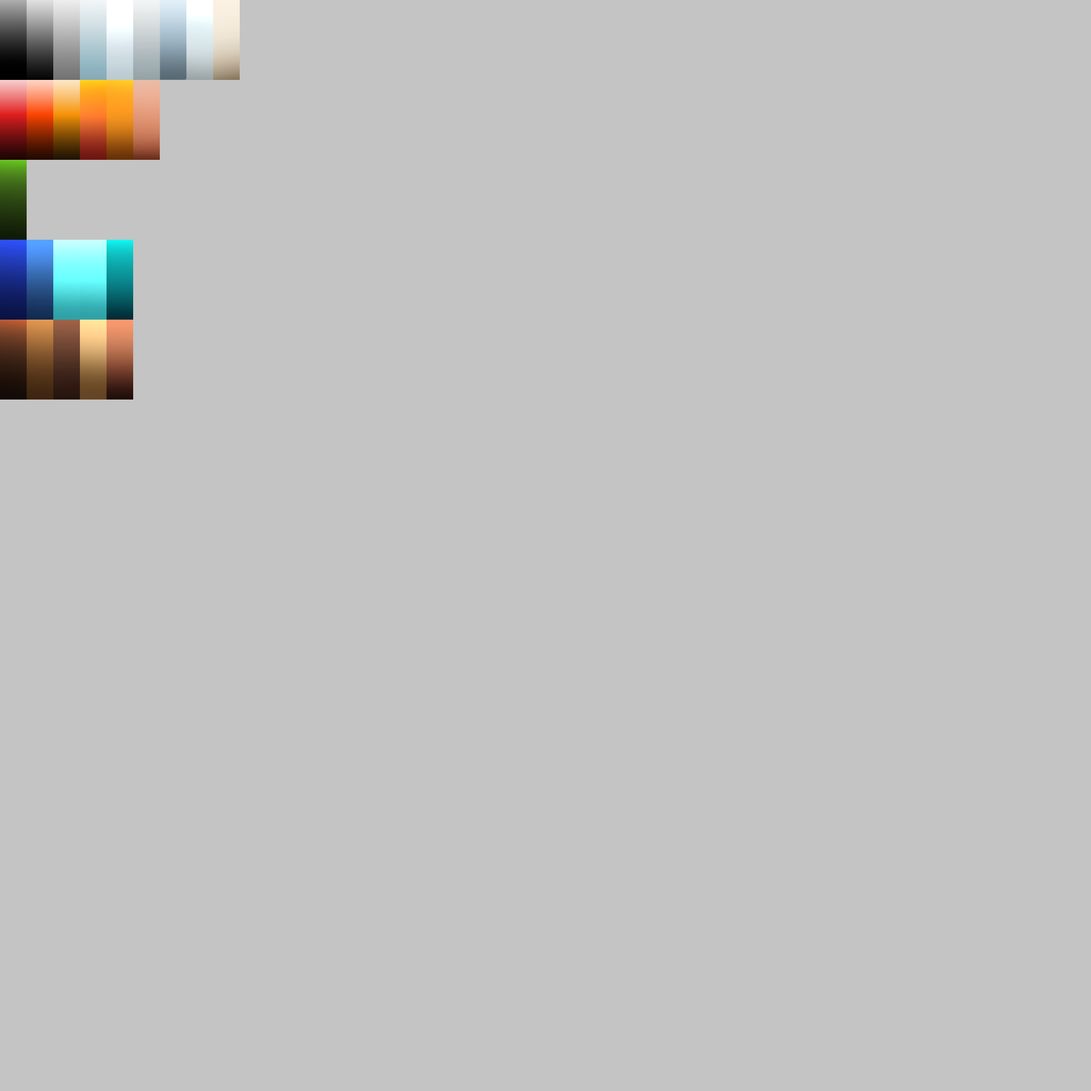
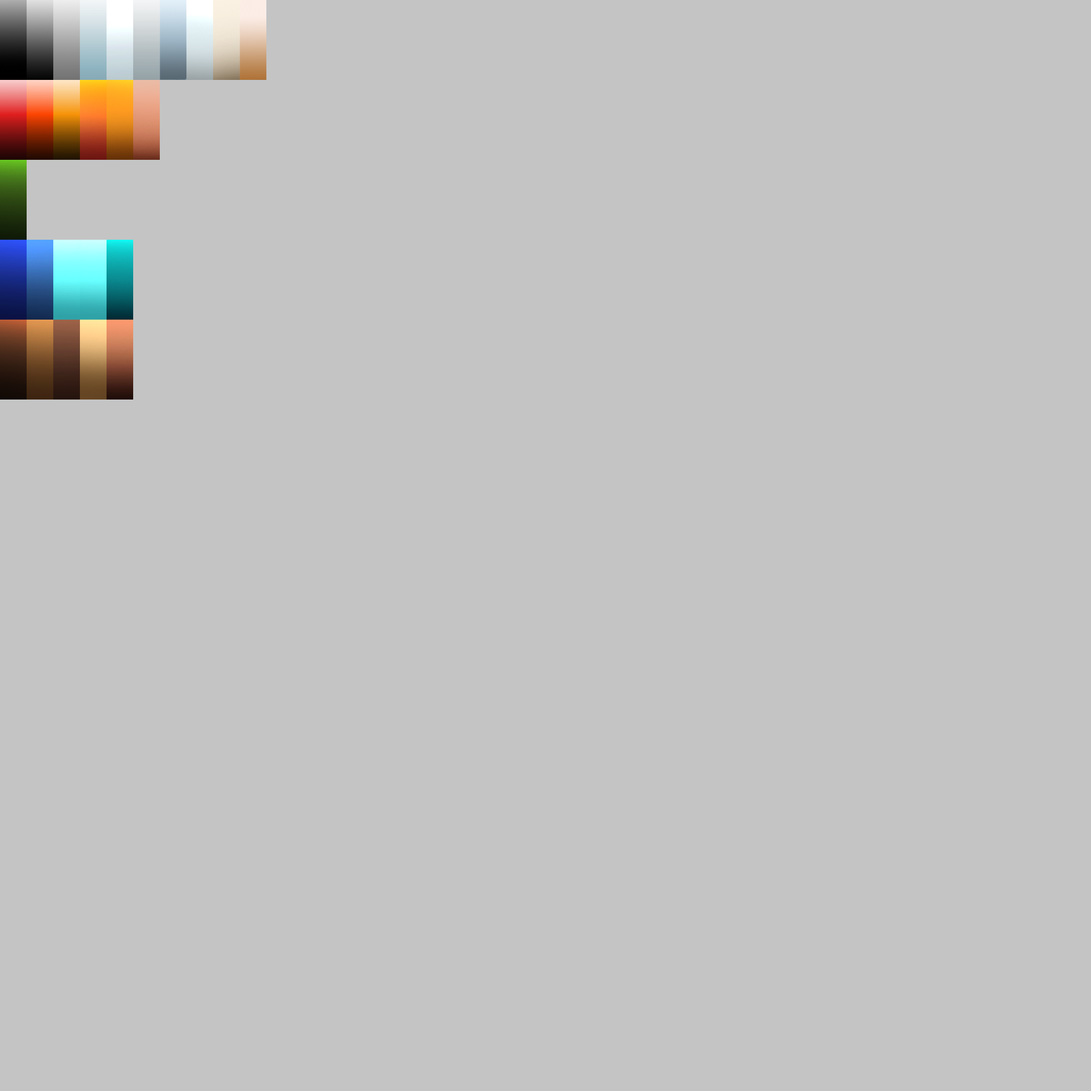
Two versions of the same layered image (w=1091, h=1091). Layer-by-layer changes:
added layer "Gradient Fill 2" above "Layer 1 copy 24" over 239, 0, 267, 80
added layer "Layer 1 copy 24" above "Layer 1 copy 23" over 239, 0, 267, 80
